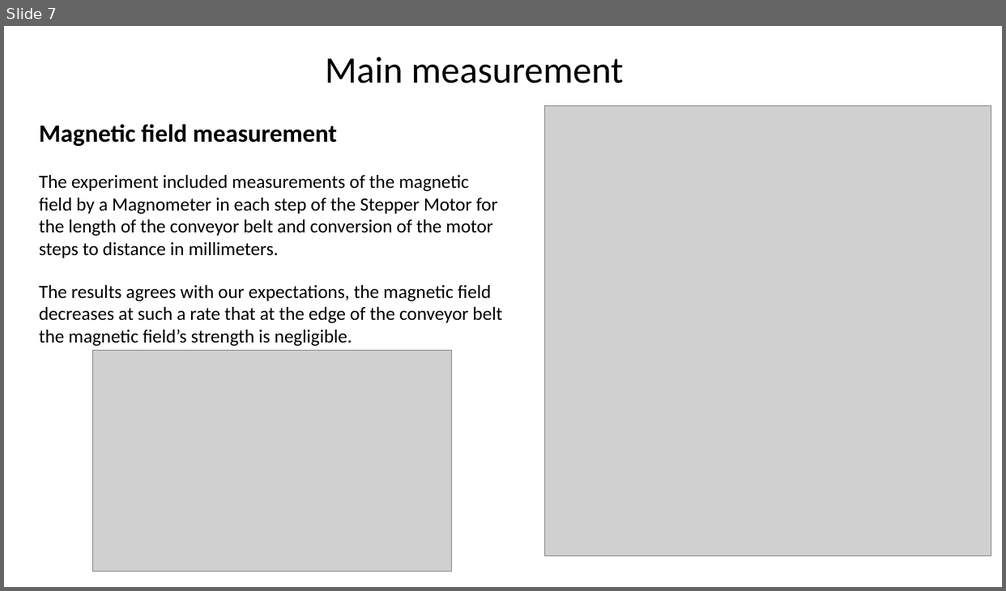
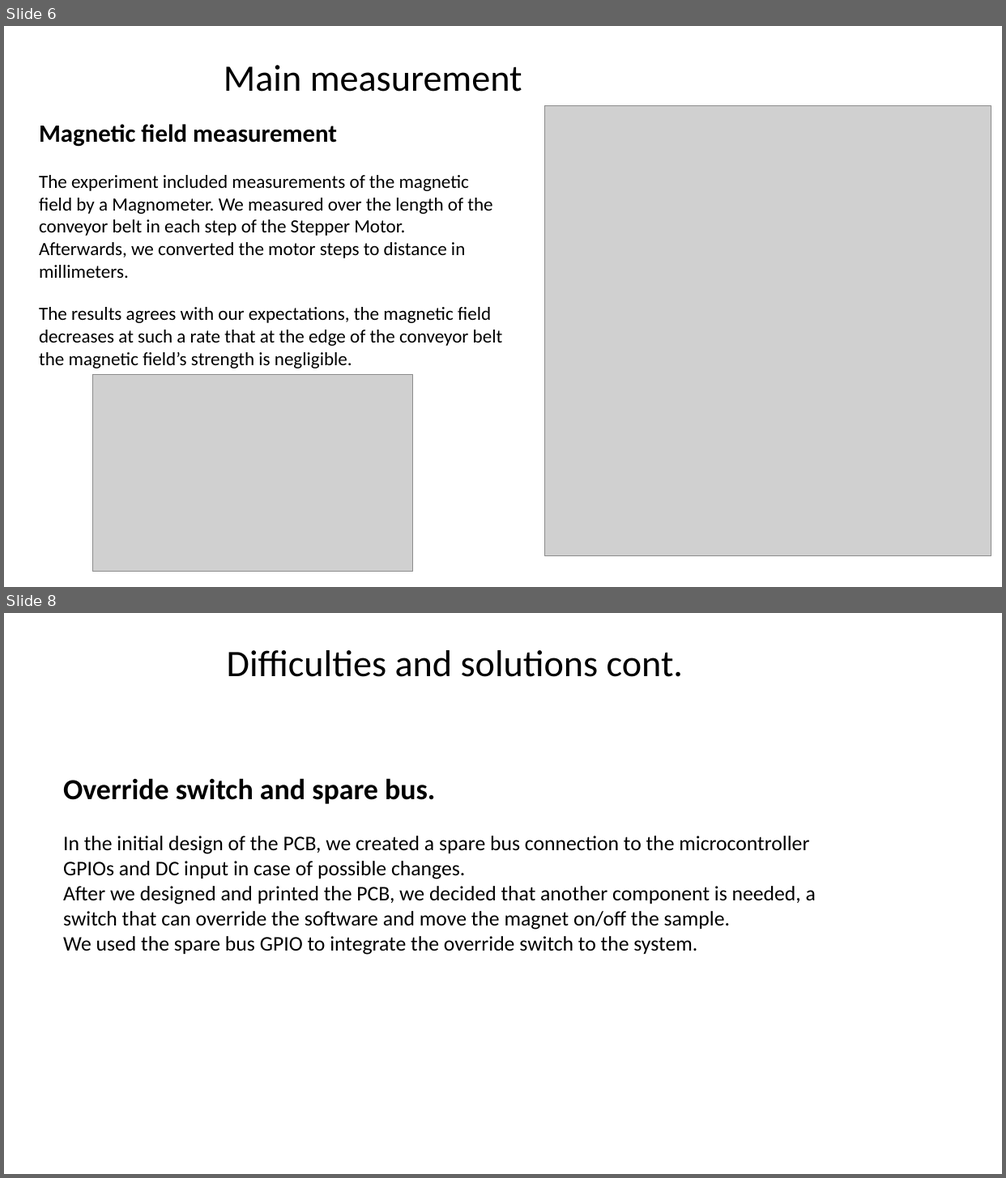
Before and after one commit to eylonk12/university_project, a slide deck: main/prs_2022-048p.pptx. Shown one above the other, each under a label of ours: slide 7 before the commit, slides 6 and 8 after it; the slides between them are not shown. The pictures are 1006x591 and 1006x1178 pixels, drawn with LibreOffice and Linux fonts; fonts in the diff are those of the drawing; grey boxes stand for pictures; background and template pictures are left out. Boxes give left, top, right and bottom in pixels: in the first picture for what was removed or moved away, otherwise in the second. Text is boxed around its words. In the diff, an @@ line names an element or a change of style, - is before the commit and + after.

```diff
--- a/main/prs_2022-048p.pptx
+++ b/main/prs_2022-048p.pptx
@@ slide 8 added at [4,613,1002,1174], background picture (left out) @@
@@ text added at [227,650,683,677], 36 pt, text #000000 @@
+Difficulties and solutions cont.
@@ text added at [63,778,816,955], 20 pt, text #000000 @@
+Override switch and spare bus.
+In the initial design of the PCB, we created a spare bus connection to the microcontroller GPIOs and DC input in case of possible changes.
+After we designed and printed the PCB, we decided that another component is needed, a switch that can override the software and move the magnet on/off the sample.
+We used the spare bus GPIO to integrate the override switch to the system.
@@ what was slide 7 is now slide 6 @@
@@ slide 6 changed as well @@
@@ text "Main measurement": place and size @@
-text "Main measurement" at [325,57,624,84]
+text "Main measurement" at [224,65,522,92]
@@ text at [39,175,492,278]: text changed @@
-The experiment included measurements of the magnetic field by a Magnometer in each step of the Stepper Motor for the length of the conveyor belt and conversion of the motor steps to distance in millimeters.
+The experiment included measurements of the magnetic field by a Magnometer. We measured over the length of the conveyor belt in each step of the Stepper Motor.
+Afterwards, we converted the motor steps to distance in millimeters.
@@ picture: place and size @@
-picture at [93,350,452,572]
+picture at [93,375,413,573]
```
Also in this commit, not shown: 6 other slides changed, 1 other slide added, 1 slide removed, 1 other file.
